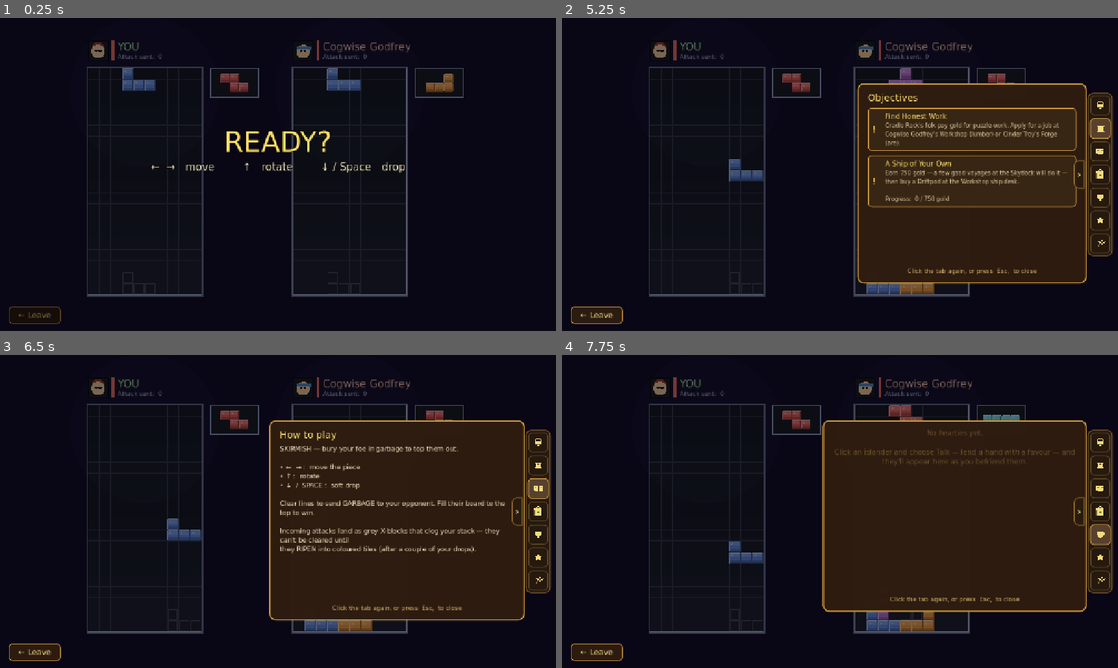
Above: before the commit, frames 1-4 (two rows, left to right).
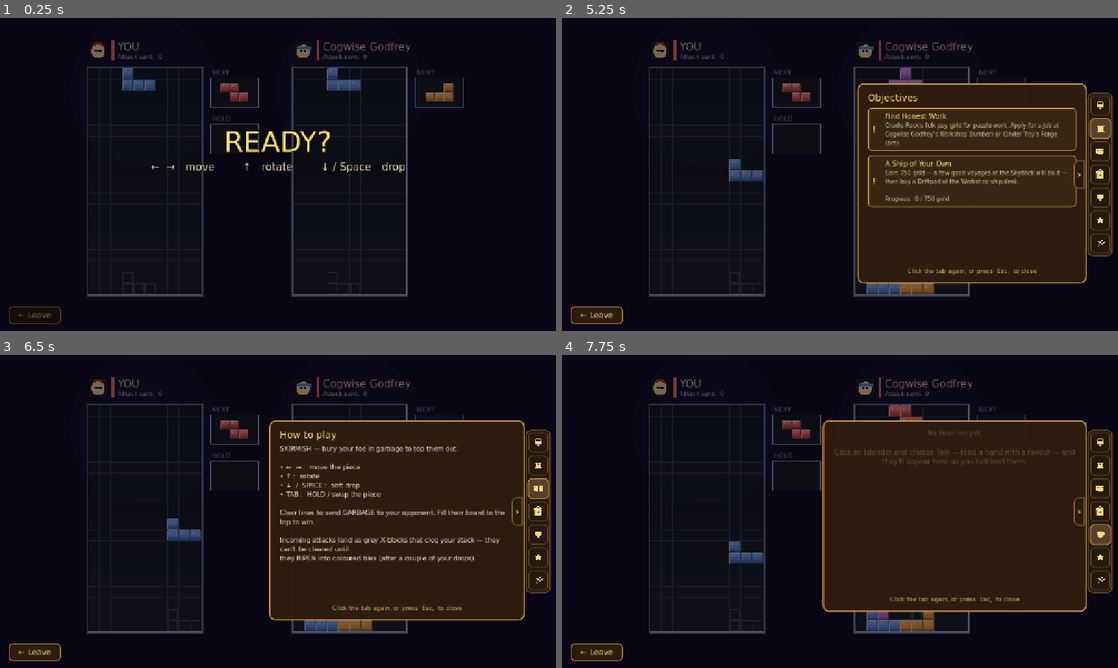
Above: after the commit, the same moments.

Repository: TairoyZone/shivaliva-shanty
Game: Godot game, scene res://puzzles/skirmish/skirmish_duel.tscn
Same seed, same stepped clock (60 frames per second), same inputs: the game is played once before the commit and once after it. This scene is started directly instead of the project's main scene.
Inputs (mouse positions are in pixels of both pictures, inside the frame that each line leads up to):
- Up to frame 1 (0.25 s): no input
- Up to frame 2 (5.25 s): tap Enter (ui_accept) at 0.5, 0.77, 1.07 s; move the mouse to (962, 158) at 0.52 s; hold Right (ui_right) 0.53-1.25 s; hold Shift 0.53-1.25 s; tap Tab at 0.6 s; click (962, 158) at 0.67 s; click (695, 315) at 1.27 s; type "12" at 1.35 s; drag from (728, 190) to (812, 237) at 2.02 s; move the mouse to (895, 105) at 2.77 s; hold Right (ui_right) 2.78-3.5 s; tap Space at 2.85 s; tap T at 3.05 s; drag from (812, 237) to (673, 127) at 3.52 s; click "0" at 4.25 s; click (1101, 127) at 5.02 s
- Up to frame 3 (6.5 s): click (539, 489) at 5.77 s
- Up to frame 4 (7.75 s): click (1101, 511) at 6.52 s; click (1101, 533) at 7.27 s

The runs differ from the first frame. In frame 1, 0.9% of the frame differs, in the area x 37-84%, y 16-44%; in frame 2, 0.6%; in frame 3, 3.1%, in the area x 37-91%, y 16-67%; in frame 4, 0.7%.

Commit message:
feat(skirmish): HOLD / swap piece mechanic + a HOLD panel under NEXT
Classic Tetris hold for the PLAYER: press Tab (or the new ⇄ button) to stash the falling piece and swap it back in mid-air. Usable ONCE per drop, re-enabled when a piece LOCKS, so you can't stall by swapping forever. board.hold() stashes-or-swaps (empty hold pulls the queued NEXT; a filled hold swaps the live piece, reset to the top, with the same buried/top-out handling as a spawn). The duel turns on a player-only HOLD panel (set_show_hold) drawn directly under the labelled NEXT box; it dims while hold is spent. The AI never holds.

Co-Authored-By: Claude Opus 4.8 (1M context) <noreply@anthropic.com>

Diff:
--- a/puzzles/skirmish/board/board.gd
+++ b/puzzles/skirmish/board/board.gd
@@ -144,6 +144,8 @@
 ## A fresh piece just became active (top of the field). The duel scene uses
 ## this to wake the AI for an AI-controlled board.
 signal piece_spawned()
+## The held (swap) piece changed — a HUD can refresh its HOLD panel.
+signal hold_changed(piece: int)
 
 
 # --- State -------------------------------------------------------------
@@ -159,6 +161,10 @@
 var _py : int = 0
 var _next : int = -1
 var _bag : Array[int] = []
+## HOLD (player-only swap/stash). -1 = empty. You may HOLD once per drop — it
+## re-enables when a piece LOCKS — so you can't stall by swapping forever.
+var _hold : int = -1
+var _hold_used : bool = false
 
 var _score : int = 0
 var _lines : int = 0
@@ -214,6 +220,9 @@
 ## Roster thumbnails hide the next-piece box (via [method set_show_preview]) so they're
 ## clean + narrow; the player's full board keeps it.
 var _show_preview : bool = true
+## The HOLD panel is player-only (the AI never holds); the duel turns it on for
+## the player board via [method set_show_hold].
+var _show_hold : bool = false
 ## True while an AI piece is mid-fall (after ai_place commits). The piece SITS
 ## at the top during the bot's think-time, then falls when this flips true.
 var _ai_dropping : bool = false
@@ -378,6 +387,41 @@
 			return
 
 
+## HOLD / swap (player-only): stash the falling piece for later, or swap the held
+## one back in mid-air. Usable ONCE per drop (re-enabled when a piece LOCKS), so
+## you can't stall by swapping forever. Bound to Tab / the switch button.
+func hold() -> void:
+
+	if _over or _piece < 0 or _topping_out or _clearing or _revealing:
+		return
+	if _hold_used:
+		return
+	_hold_used = true
+	var current : int = _piece
+	if _hold < 0:
+		# Empty hold: stash the current piece, pull the queued NEXT as the live one.
+		_hold = current
+		_spawn()
+	else:
+		# Swap: the held piece becomes live (reset to the top), the current is stashed.
+		var incoming : int = _hold
+		_hold = current
+		_piece = incoming
+		_rot = 0
+		_py = 0
+		_soft_lockout = true
+		_soft_lockout_t = SOFT_LOCKOUT_TOUCH_GRACE
+		_px = _find_spawn_x()
+		if _px == NO_SPAWN:
+			# The swapped-in piece fits nowhere — same buried/jam handling as _spawn.
+			_doomed_piece = _piece
+			_piece = -1
+			_topping_out = true
+			_topout_t = TOPOUT_TIME
+		queue_redraw()
+	hold_changed.emit(_hold)
+
+
 func set_soft_drop(on: bool) -> void:
 
 	# Releasing the key clears the post-lock lockout — soft drop re-arms for the next
@@ -464,6 +508,7 @@
 		if r >= 0 and r < TOTAL_ROWS and c >= 0 and c < COLS:
 			_grid[r][c] = _piece
 	_piece = -1   # locked — no active piece until resolution finishes + spawns the next
+	_hold_used = false   # a placed piece re-enables HOLD for the next drop
 	_ai_dropping = false  # the AI piece has landed; stop the fall-loop re-entering during
 						  # the deferred reveal/flash (re-armed by ai_place after the next spawn)
 	# A move passed: ripen the blockage garbage one tick (some may decay into usable
@@ -702,6 +747,17 @@
 func set_show_preview(on: bool) -> void:
 	_show_preview = on
 	queue_redraw()
+
+
+## Show/hide the HOLD panel (the duel turns it on for the PLAYER board only).
+func set_show_hold(on: bool) -> void:
+	_show_hold = on
+	queue_redraw()
+
+
+## The current held piece (-1 if empty), for a HUD that mirrors it.
+func held_piece() -> int:
+	return _hold
 
 
 ## DEFEND relief (a crewmate shielded this board): remove up to [param h] filled cells
@@ -1048,28 +1104,56 @@
 		draw_rect(Rect2(-4, -4, w + 8, h + 8), _highlight, false, 4.0)
 	if _show_preview:
 		_draw_next_preview(w)
-
-
-# A small "next piece" box to the right of the field.
+	if _show_hold:
+		_draw_hold_panel(w)
+
+
+## Height reserved above each side panel (NEXT / HOLD) for its text label.
+const PANEL_LABEL_H : float = 22.0
+
+
+# A small labelled "next piece" box to the right of the field.
 func _draw_next_preview(field_w: float) -> void:
 
 	var s : float = CELL * 0.82          # preview cell size
 	var pad : float = 12.0               # uniform inner padding
 	# The frame snugly fits the tetromino ENVELOPE — widest piece (I = 4 cells)
-	# by tallest (2 cells at spawn) — so every piece shares ONE tidy box with no
-	# wasted space, and each is CENTRED inside it (below).
+	# by tallest (2 cells at spawn) — so every piece shares ONE tidy box.
 	var box_w : float = 4.0 * s + pad * 2.0
 	var box_h : float = 2.0 * s + pad * 2.0
 	var bx : float = field_w + 22.0
-	var by : float = 0.0
+	var by : float = PANEL_LABEL_H
+	_draw_panel_label(bx, 0.0, "NEXT")
 	draw_rect(Rect2(bx, by, box_w, box_h), COLOR_EMPTY, true)
 	draw_rect(Rect2(bx, by, box_w, box_h), COLOR_FRAME, false, 2.0)
-	if _next < 0:
-		return
-	# Centre THIS piece by its own bounding box (pieces spawn at different offsets,
-	# so a fixed anchor looks lopsided) — measure min/max cell, then offset so the
-	# bbox is centred in the frame both ways.
-	var cells : Array = SHAPES[_next][0]
+	if _next >= 0:
+		_draw_preview_piece(_next, bx, by, box_w, box_h, s, false)
+
+
+# The HOLD / swap panel, stacked directly UNDER the NEXT box (player-only). Dimmed
+# while HOLD is spent for this drop, so the player reads when it's available again.
+func _draw_hold_panel(field_w: float) -> void:
+
+	var s : float = CELL * 0.82
+	var pad : float = 12.0
+	var box_w : float = 4.0 * s + pad * 2.0
+	var box_h : float = 2.0 * s + pad * 2.0
+	var bx : float = field_w + 22.0
+	var top : float = PANEL_LABEL_H + box_h + 18.0   # below the NEXT box + a gap
+	var by : float = top + PANEL_LABEL_H
+	_draw_panel_label(bx, top, "HOLD")
+	draw_rect(Rect2(bx, by, box_w, box_h), COLOR_EMPTY, true)
+	draw_rect(Rect2(bx, by, box_w, box_h),
+		COLOR_FRAME if not _hold_used else COLOR_FRAME.darkened(0.45), false, 2.0)
+	if _hold >= 0:
+		_draw_preview_piece(_hold, bx, by, box_w, box_h, s, _hold_used)
+
+
+# Centre a piece inside a preview box by its own bounding box (pieces spawn at
+# different offsets, so a fixed anchor looks lopsided). `dim` greys a spent HOLD.
+func _draw_preview_piece(piece: int, bx: float, by: float, box_w: float, box_h: float, s: float, dim: bool) -> void:
+
+	var cells : Array = SHAPES[piece][0]
 	var min_c : int = 9
 	var max_c : int = -9
 	var min_r : int = 9
@@ -1081,10 +1165,21 @@
 		max_r = maxi(max_r, int(cell[1]))
 	var ox : float = bx + (box_w - float(max_c - min_c + 1) * s) * 0.5 - float(min_c) * s
 	var oy : float = by + (box_h - float(max_r - min_r + 1) * s) * 0.5 - float(min_r) * s
+	var col : Color = COLORS[piece]
+	if dim:
+		col = col.darkened(0.45).lerp(Color(0.3, 0.3, 0.34), 0.4)
 	for cell in cells:
 		var x : float = ox + int(cell[0]) * s
 		var y : float = oy + int(cell[1]) * s
-		_draw_block(Rect2(x + 1, y + 1, s - 2, s - 2), COLORS[_next])
+		_draw_block(Rect2(x + 1, y + 1, s - 2, s - 2), col)
+
+
+# A small panel caption (NEXT / HOLD) drawn above its box with the engine font.
+func _draw_panel_label(x: float, y: float, text: String) -> void:
+
+	var font : Font = ThemeDB.fallback_font
+	draw_string(font, Vector2(x + 2.0, y + 15.0), text,
+		HORIZONTAL_ALIGNMENT_LEFT, -1.0, 15, COLOR_FRAME)
 
 
 func _draw_cell(col: int, vis_row: int, color: Color) -> void:
--- a/puzzles/skirmish/skirmish_duel.gd
+++ b/puzzles/skirmish/skirmish_duel.gd
@@ -21,9 +21,17 @@
 	return [
 		{"label": "◄", "action": "ui_left", "hold": true, "side": "left"},
 		{"label": "►", "action": "ui_right", "hold": true, "side": "left"},
+		{"label": "⇄", "callable": _on_hold_pressed},   # HOLD / swap the falling piece
 		{"label": "↻", "action": "ui_up"},
 		{"label": "▼", "action": "ui_down", "hold": true},
 	]
+
+
+# HOLD / swap the player's falling piece (Tab key or the ⇄ button).
+func _on_hold_pressed() -> void:
+
+	if not _duel_over and _player_board != null and not _player_board.is_over():
+		_player_board.hold()
 
 
 const PORTRAIT_SCENE : PackedScene = preload("res://components/portrait/portrait.tscn")
@@ -91,6 +99,7 @@
 		chat.setup(_opponent_profile)
 		chat.position = Vector2(960.0, 70.0)   # up top, between the two boards
 	_layout_boards()
+	_player_board.set_show_hold(true)   # the HOLD panel is the player's alone (the AI never swaps)
 	_opponent_board.set_ai_controlled(true, _opponent_skill)
 	_player_board.lines_cleared.connect(_on_player_cleared)
 	_opponent_board.lines_cleared.connect(_on_opponent_cleared)
@@ -185,6 +194,12 @@
 	if not _duel_over and _player_board != null and not _player_board.is_over():
 		if event.is_action_pressed("ui_up"):
 			_player_board.rotate_cw()
+			get_viewport().set_input_as_handled()
+			return
+		# TAB (or Shift) = HOLD / swap the falling piece.
+		if event is InputEventKey and event.pressed and not (event as InputEventKey).echo \
+				and (event as InputEventKey).keycode in [KEY_TAB, KEY_SHIFT]:
+			_player_board.hold()
 			get_viewport().set_input_as_handled()
 			return
 	# Defer to PuzzleScene for click-to-dismiss after the duel ends.
@@ -327,11 +342,13 @@
 	if TouchEnv.is_touch():
 		controls = ("• ◄  ► :  move the piece\n"
 			+ "• ↻ :  rotate\n"
-			+ "• ▼ :  soft drop (hold)\n\n")
+			+ "• ▼ :  soft drop (hold)\n"
+			+ "• ⇄ :  HOLD / swap the piece\n\n")
 	else:
 		controls = ("• ←  → :  move the piece\n"
 			+ "• ↑ :  rotate\n"
-			+ "• ↓  /  SPACE :  soft drop\n\n")
+			+ "• ↓  /  SPACE :  soft drop\n"
+			+ "• TAB :  HOLD / swap the piece\n\n")
 	set_help_text("SKIRMISH — bury your foe in garbage to top them out.\n\n"
 		+ controls
 		+ "Clear lines to send GARBAGE to your opponent. Fill their board to the top to win.\n\n"
--- a/tools/shot_skirmish.gd
+++ b/tools/shot_skirmish.gd
@@ -49,6 +49,8 @@
 	board._grid[11][1] = SkirmishBoard.GARBAGE_CELL
 	board._garbage_age[11][1] = SkirmishBoard.DECAY_MOVES + 2
 	board._show_preview = true
+	board.set_show_hold(true)
+	board._hold = 5   # a J piece stashed in HOLD
 	board.queue_redraw()
 
 	await get_tree().create_timer(0.5).timeout
